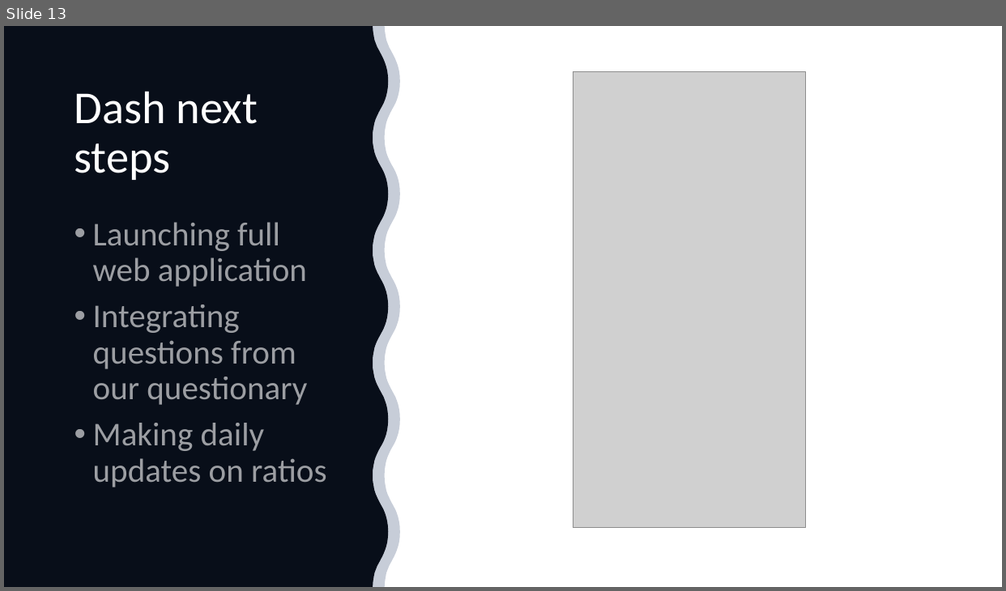
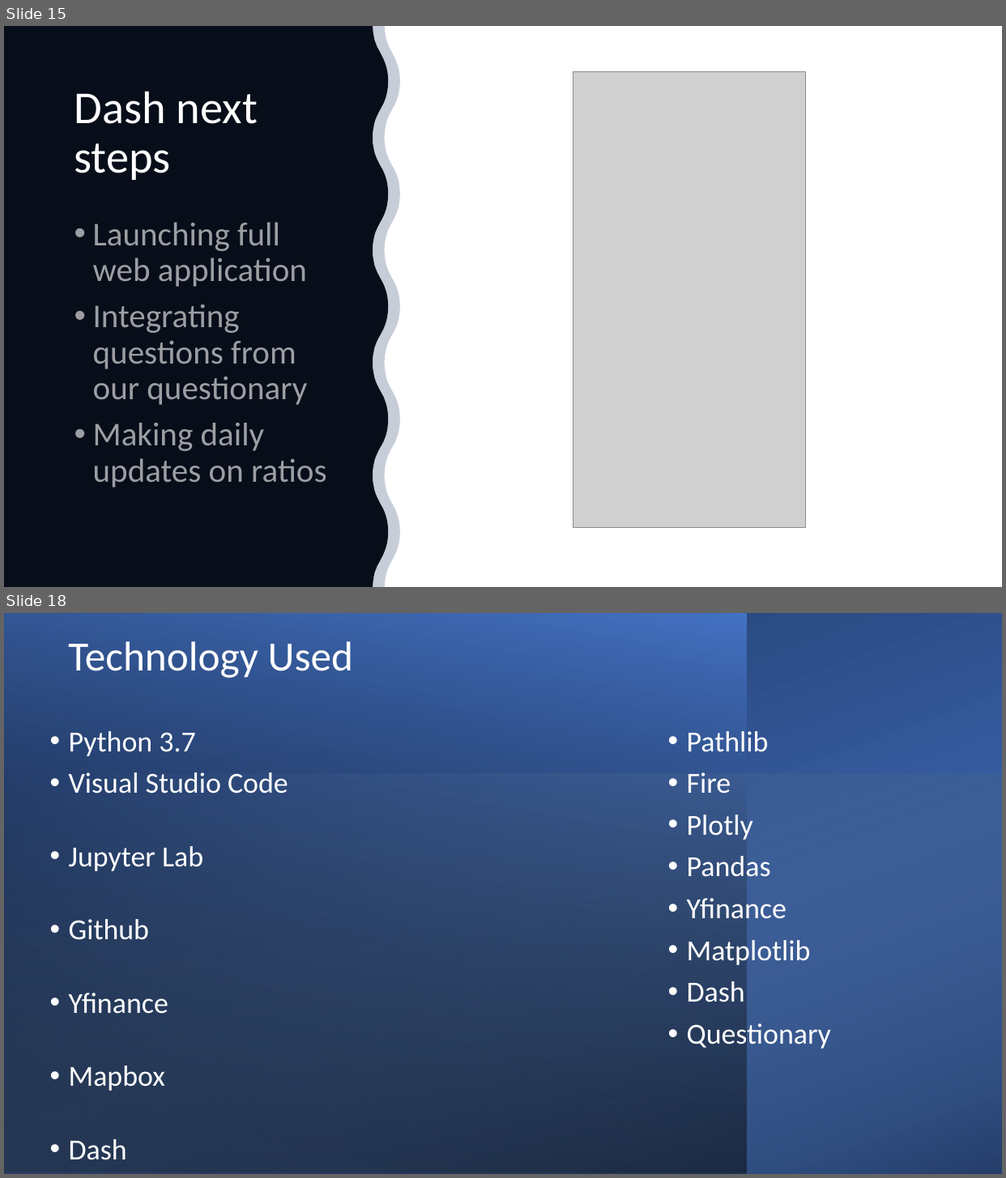
Before and after one commit to sangramsinghg/portfolio_diversifier, a slide deck: Portfolio_Diversifier.pptx. Shown one above the other, each under a label of ours: slide 13 before the commit, slides 15 and 18 after it; the slides between them are not shown. The pictures are 1006x591 and 1006x1178 pixels, drawn with LibreOffice and Linux fonts; fonts in the diff are those of the drawing; grey boxes stand for pictures. Boxes give left, top, right and bottom in pixels: in the first picture for what was removed or moved away, otherwise in the second. Text is boxed around its words. In the diff, an @@ line names an element or a change of style, - is before the commit and + after.

```diff
--- a/Portfolio_Diversifier.pptx
+++ b/Portfolio_Diversifier.pptx
@@ slide 18 added at [4, 613, 1002, 1174], background #FFFFFF @@
@@ rectangle added at [4, 613, 1002, 1174], fill gradient #4472C4 to #203864 @@
@@ rectangle added at [4, 613, 747, 1174], fill gradient #000000 to #4472C4 @@
@@ text added at [68, 641, 353, 678], 40 pt, text #FFFFFF @@
+Technology Used
@@ text added at [69, 731, 288, 1161], 28 pt, text #FFFFFF @@
+• Python 3.7
+• Visual Studio Code
+• Jupyter Lab
+• Github
+• Yfinance
+• Mapbox
+• Dash
+• Questionary
@@ text added at [687, 731, 831, 1051], 28 pt, text #FFFFFF @@
+• Pathlib
+• Fire
+• Plotly
+• Pandas
+• Yfinance
+• Matplotlib
+• Dash
+• Questionary
@@ rectangle added at [4, 774, 1002, 1174], fill gradient #9DC3E6 to #000000 @@
@@ what was slide 13 is now slide 15 @@
```
Also in this commit, not shown: 4 slides changed, 1 other slide added, 2 slides removed.
